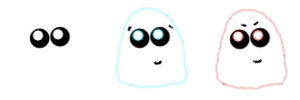
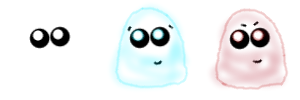
Before/after of a w=300, h=100 layered artwork. What changed in the layer stack:
renamed "Clipboard" to "colours", opacity 100% → 32%, painted on it over box(108, 2, 288, 92)
painted on "Background" over box(108, 6, 288, 90)
